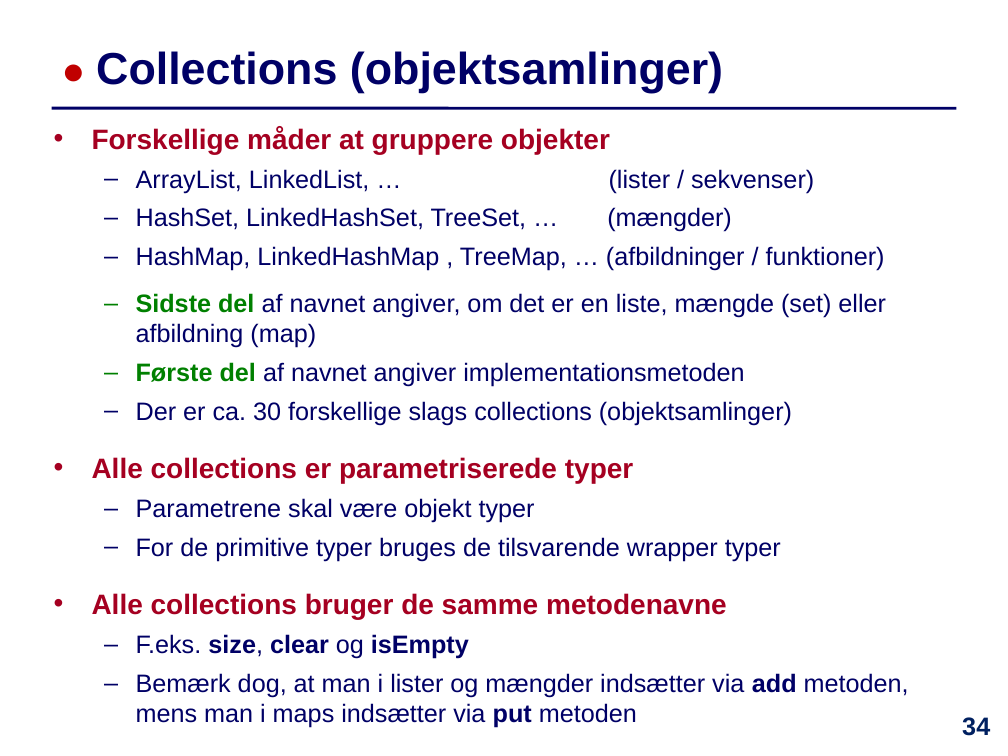
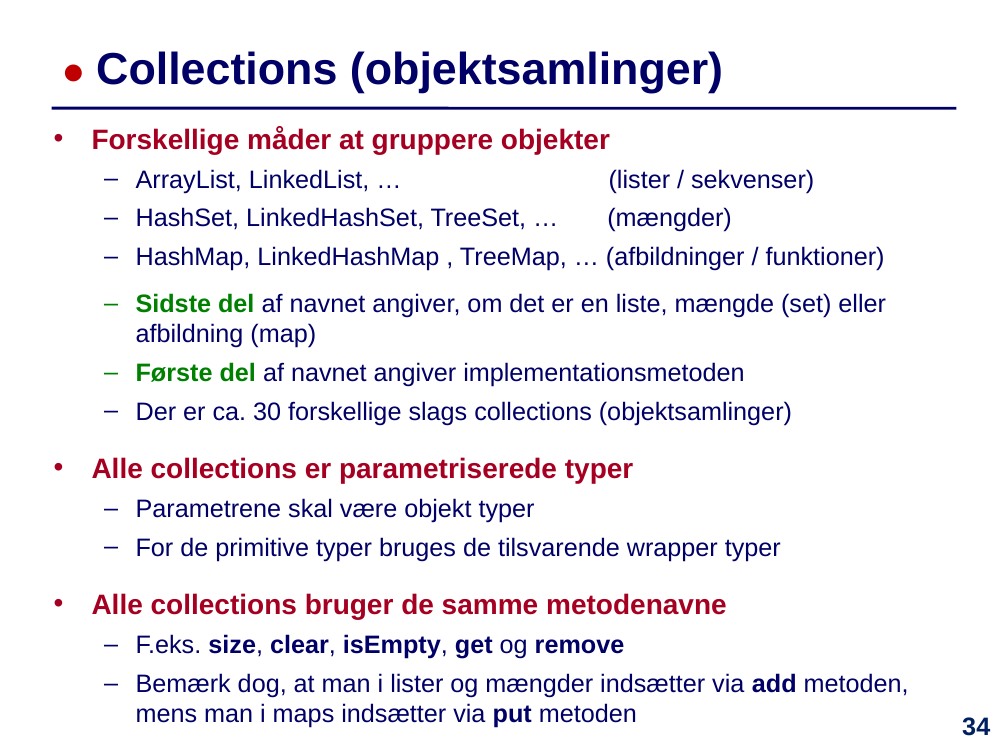
Before and after one commit to IntProgAU/Materiale, a slide deck: slide 34 of web/e21/uge_5b/Slides-Uge5-Torsdag.pptx. Drawn at 1008x756 pixels with LibreOffice and Linux fonts; fonts in the diff are those of the drawing. Boxes give left, top, right and bottom in pixels: in the first picture for what was removed or moved away, otherwise in the second. Text is boxed around its words. In the diff, an @@ line names an element or a change of style, - is before the commit and + after.

```diff
--- a/web/e21/uge_5b/Slides-Uge5-Torsdag.pptx
+++ b/web/e21/uge_5b/Slides-Uge5-Torsdag.pptx
@@ text at (136, 634, 625, 659): text changed @@
-  – F.eks. size, clear og isEmpty
+  – F.eks. size, clear, isEmpty, get og remove
```
Also in this commit, not shown: 8 other slides changed, 1 other file.
